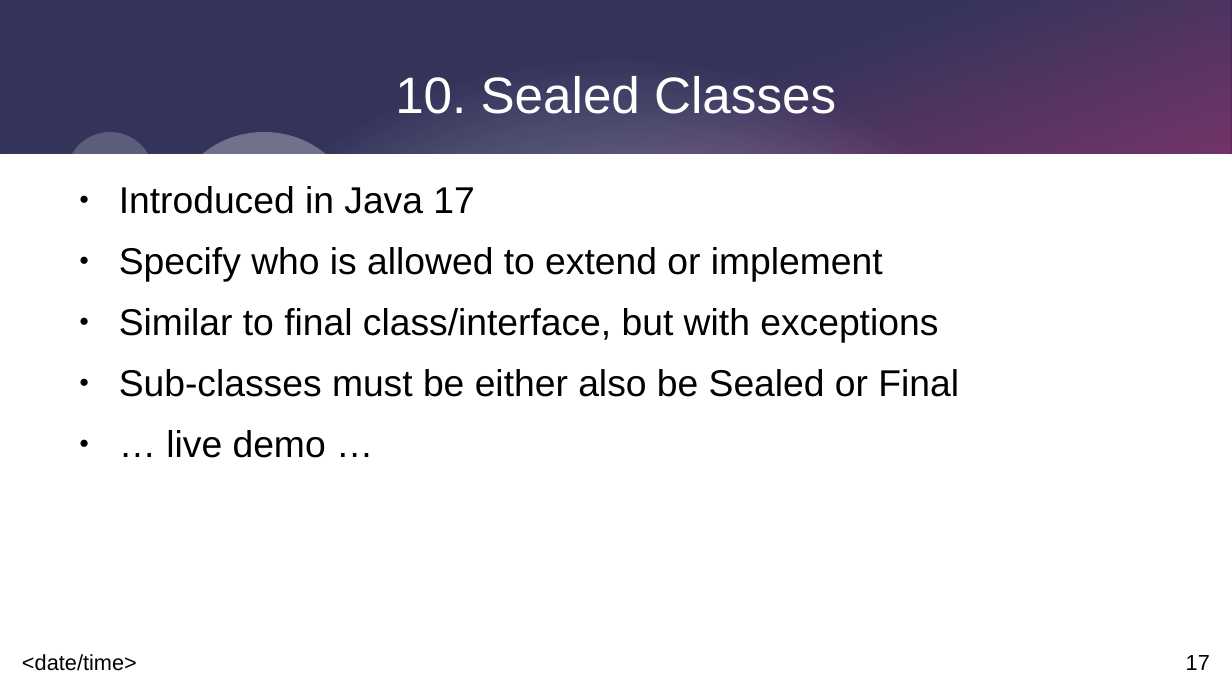
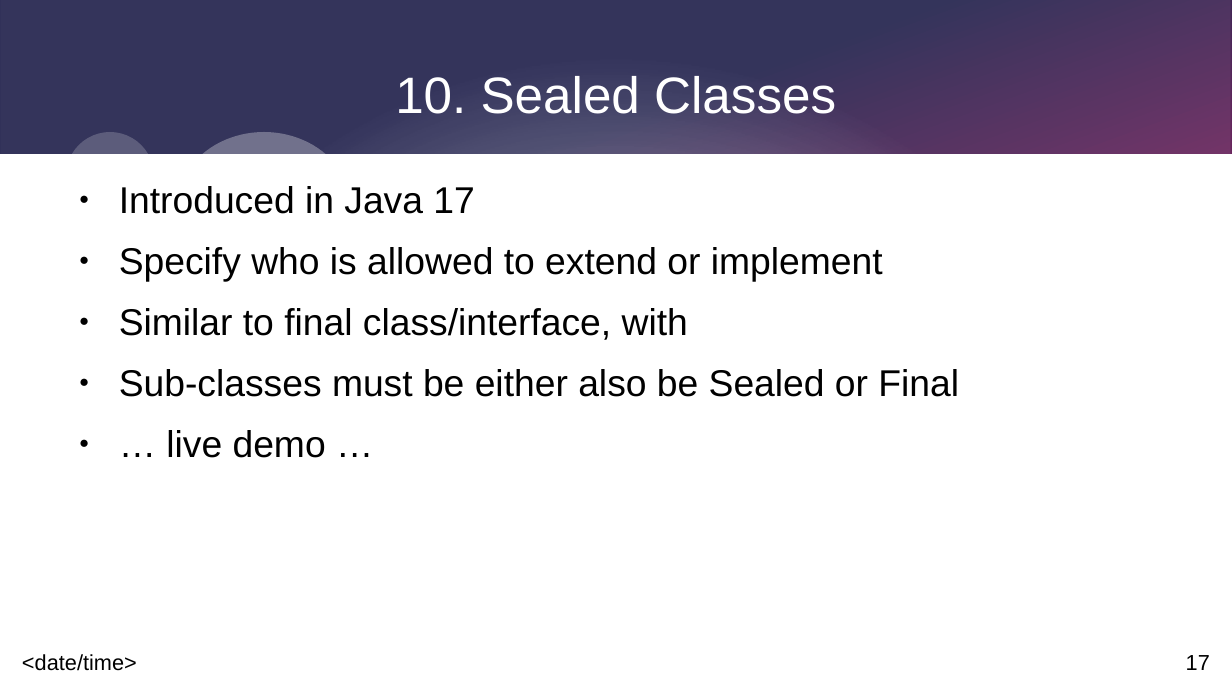
Before and after one commit to johnnyegel/Talk_JavaLatestAndGreatest, a slide deck: slide 17 of Presentation/JavaLatestAndGreatest.odp. Drawn at 1232x693 pixels with LibreOffice and Linux fonts; fonts in the diff are those of the drawing. Boxes give left, top, right and bottom in pixels: in the first picture for what was removed or moved away, otherwise in the second. Text is boxed around its words. In the diff, an @@ line names an element or a change of style, - is before the commit and + after.

```diff
--- a/Presentation/JavaLatestAndGreatest.odp
+++ b/Presentation/JavaLatestAndGreatest.odp
@@ text at (119,308,688,340): text changed @@
-● Similar to final class/interface, but with exceptions
+● Similar to final class/interface, with
```
Also in this commit, not shown: 2 other slides changed, 2 slides added, 3 other files.
